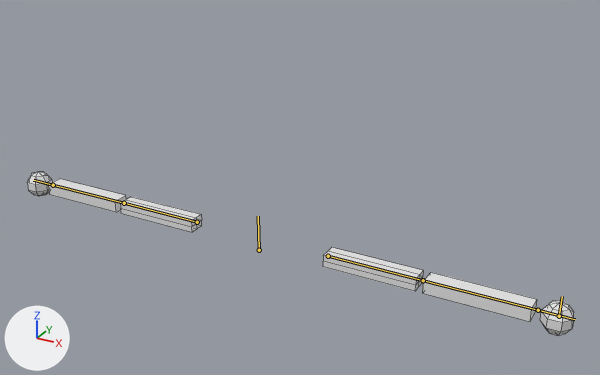
A saved change to the Blender file Assets/Models/simple arms.blend.
Rendered twice from a 50 mm camera at (1.54, -2.47, 1.5) aimed at (0.07, 0.2, 0.16). Lighting does not change. The marker at lower left points along +X, +Y and +Z. The bones that bend it are drawn over the model as lines. Mesh edges are drawn as thin lines.
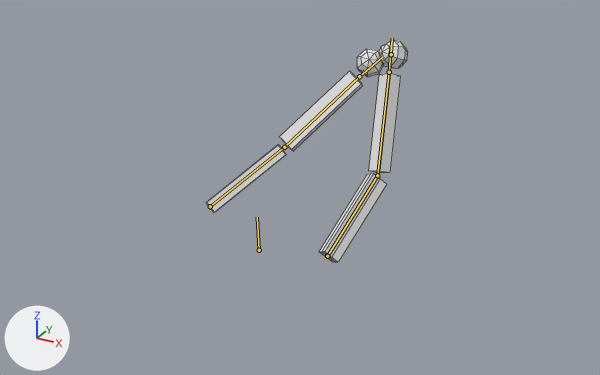
The newer file adds an action. The first version stands in its rest pose; the second is drawn at frame 25 of the action 'Heavy Attack 2'.

Boxes (x1, y1, x2, y2) around the edits, measured in the pictures (600 x 375 px):
'Cube', posed (63% narrower, 36% taller): before (27, 172, 574, 335); after (206, 40, 408, 262)
bone 'Bone.006', root to tip: before (259, 250) to (258, 216); after (259, 250) to (257, 217)
bone 'Bone', root to tip: before (197, 222) to (124, 203); after (210, 206) to (284, 147)
bone 'Bone.001', root to tip: before (124, 203) to (53, 185); after (284, 147) to (359, 76)
bone 'Bone.002', root to tip: before (53, 185) to (33, 180); after (359, 76) to (383, 56)
bone 'Bone.003', root to tip: before (328, 256) to (423, 280); after (327, 256) to (377, 175)
bone 'Bone.004', root to tip: before (423, 280) to (538, 310); after (377, 175) to (389, 72)
bone 'Bone.005', root to tip: before (538, 310) to (575, 319); after (389, 72) to (391, 41)

What the commit changed:
Bone 'Bone.006' (bone_bone_006) turns from (0, 0, 0) to (3, 0, 0) degrees about its own x, y and z.
Bone 'Bone' (bone_bone) moves from (0.0, 0.0, 0.0) to (0.086, -0.07, -0.004).
Bone 'Bone' (bone_bone) turns from (0, 0, 0) to (-143, 0, 43) degrees about its own x, y and z.
Bone 'Bone.001' (bone_bone_001) turns from (0, 0, 0) to (-4, 79, -9) degrees about its own x, y and z.
Bone 'Bone.002' (bone_bone_002) turns from (0, 0, 0) to (-3, 0, 0) degrees about its own x, y and z.
Bone 'Bone.003' (bone_bone_003) turns from (0, 0, 0) to (-115, 28, -60) degrees about its own x, y and z.
Bone 'Bone.004' (bone_bone_004) turns from (0, 0, 0) to (-72, -58, 73) degrees about its own x, y and z.
Bone 'Bone.005' (bone_bone_005) turns from (0, 0, 0) to (-2, 0, 0) degrees about its own x, y and z.
